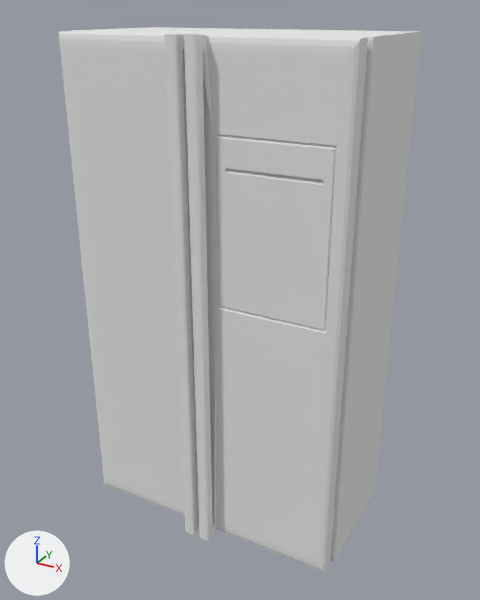
Renders of the Blender file House builder/Assets/Models/Furniture/Fridge.blend from each side of a commit.
Rendered twice from a 50 mm lens placed at (2.93, -5.4, 2.56), pointed at (0.06, -0.17, -0.05). The axes (+X, +Y, +Z) are drawn at lower left. The lights are the same throughout.

The scene before the commit, as lines of its bpy script (objects in view):
```python
mat_material_fridge = diffuse_material('Material_fridge')
mat_material_fridge.base_color = (0.8, 0.8, 0.8)  # white #e7e7e7
me_cube = bpy.data.meshes.new('Cube')
me_cube.from_pydata(...)  # 346 vertices, 348 faces; spans x -1.0..1.0, y -1.53..1.0, z -1.0..1.0
me_cube.materials.append(mat_material_fridge)  # white #e7e7e7
ob_cube = bpy.data.objects.new('Cube', me_cube)
ob_cube.location = (0.0, 0.0, 0.0)
ob_cube.scale = (1.37, 0.647, 2.38)
```
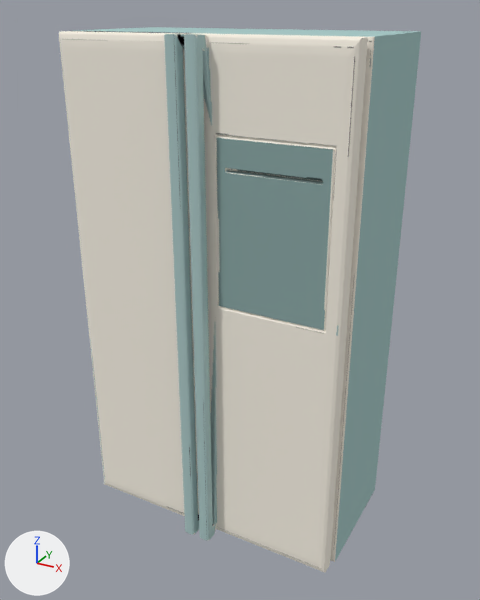
Scene script edits in JSON lines:
```json
{"op": "add", "block": "img_fridge_texture", "code": ["img_fridge_texture = load_image('Fridge_texture', '../Textures/Fridge_texture.png', 1024, 1024, 'sRGB')"]}
{"op": "remove", "block": "mat_material_fridge", "code": "mat_material_fridge.base_color = (0.8, 0.8, 0.8)  # white #e7e7e7"}
{"op": "add", "block": "mat_material_fridge", "code": "mat_material_fridge.texture = img_fridge_texture"}
```

Boxes (x1, y1, x2, y2) around the edits, measured in the pictures (480 x 600 px):
```json
{"object": "Cube", "change": "surface changed", "before": [59, 27, 421, 573], "after": [59, 27, 421, 573]}
```
